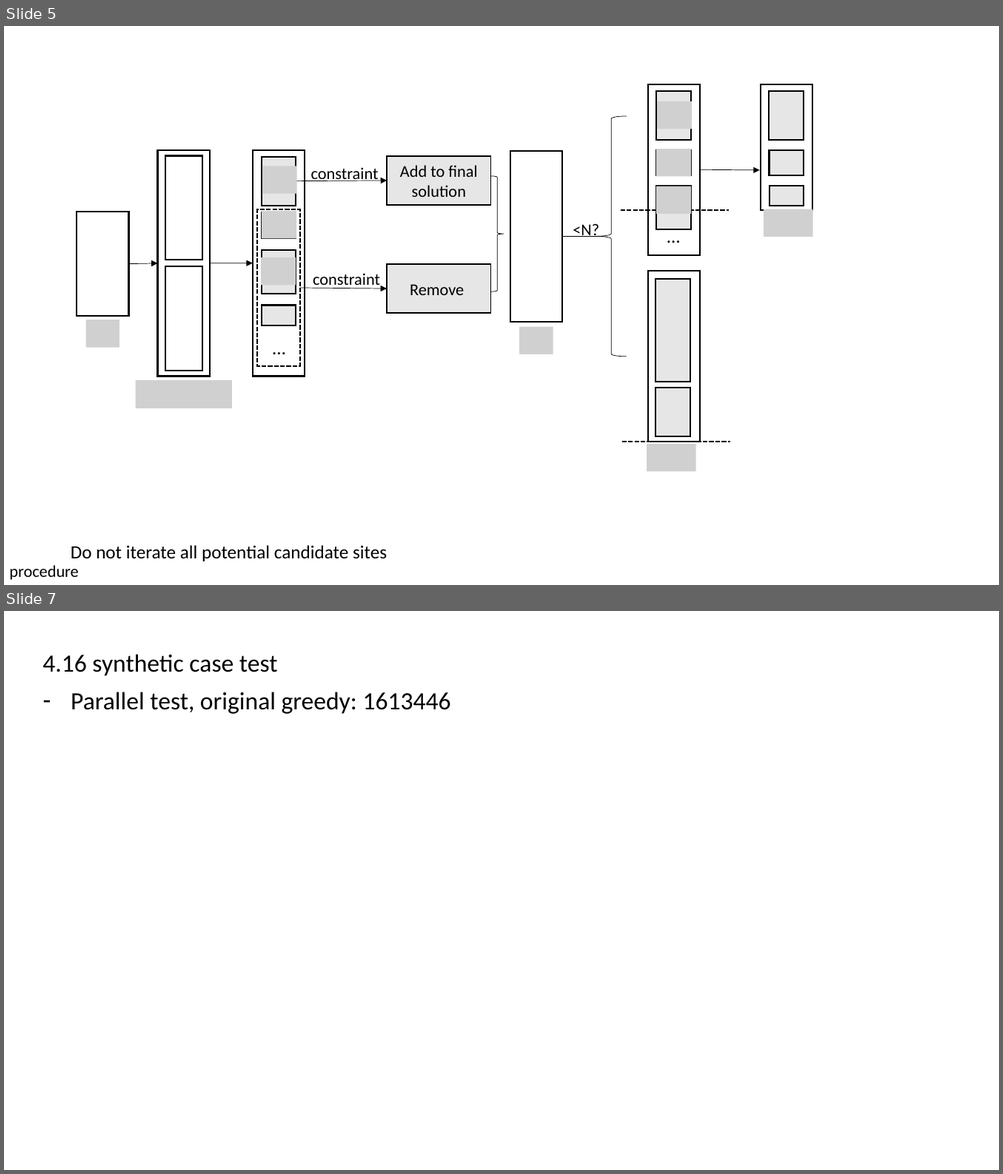
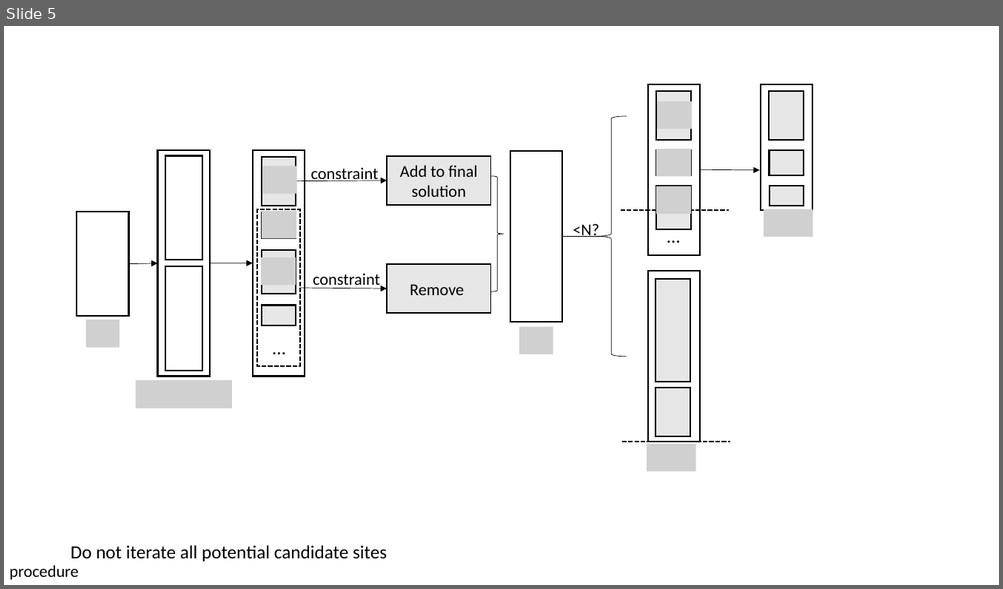
Before and after one commit to sywang-20/opt-greedy, a slide deck: DOCUS/progress-report.pptx. Shown one above the other, each under a label of ours: slides 5 and 7 before the commit, slide 5 after it; the slides between them are not shown. The pictures are 1003x1174 and 1003x589 pixels, drawn with LibreOffice and Linux fonts; fonts in the diff are those of the drawing; grey boxes stand for pictures. Boxes give left, top, right and bottom in pixels: in the first picture for what was removed or moved away, otherwise in the second. Text is boxed around its words. In the diff, an @@ line names an element or a change of style, - is before the commit and + after.

```diff
--- a/DOCUS/progress-report.pptx
+++ b/DOCUS/progress-report.pptx
@@ slide 7 removed at (4, 611, 999, 1170), background #FFFFFF @@
@@ subtitle removed at (42, 654, 451, 714) @@
-4.16 synthetic case test
-– Parallel test, original greedy: 1613446
```
Also in this commit, not shown: 4 slides added, 1 other slide removed.
